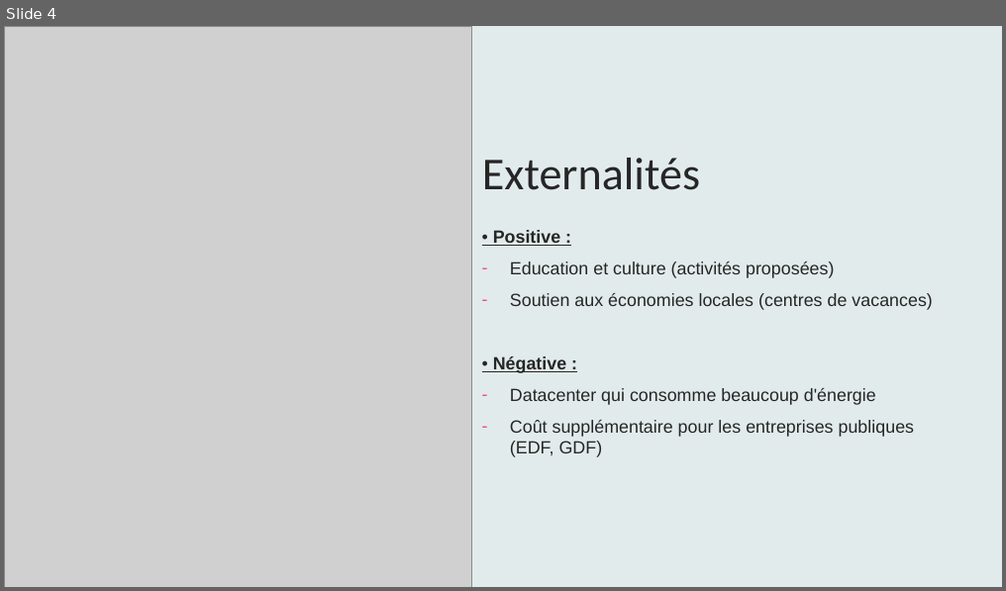
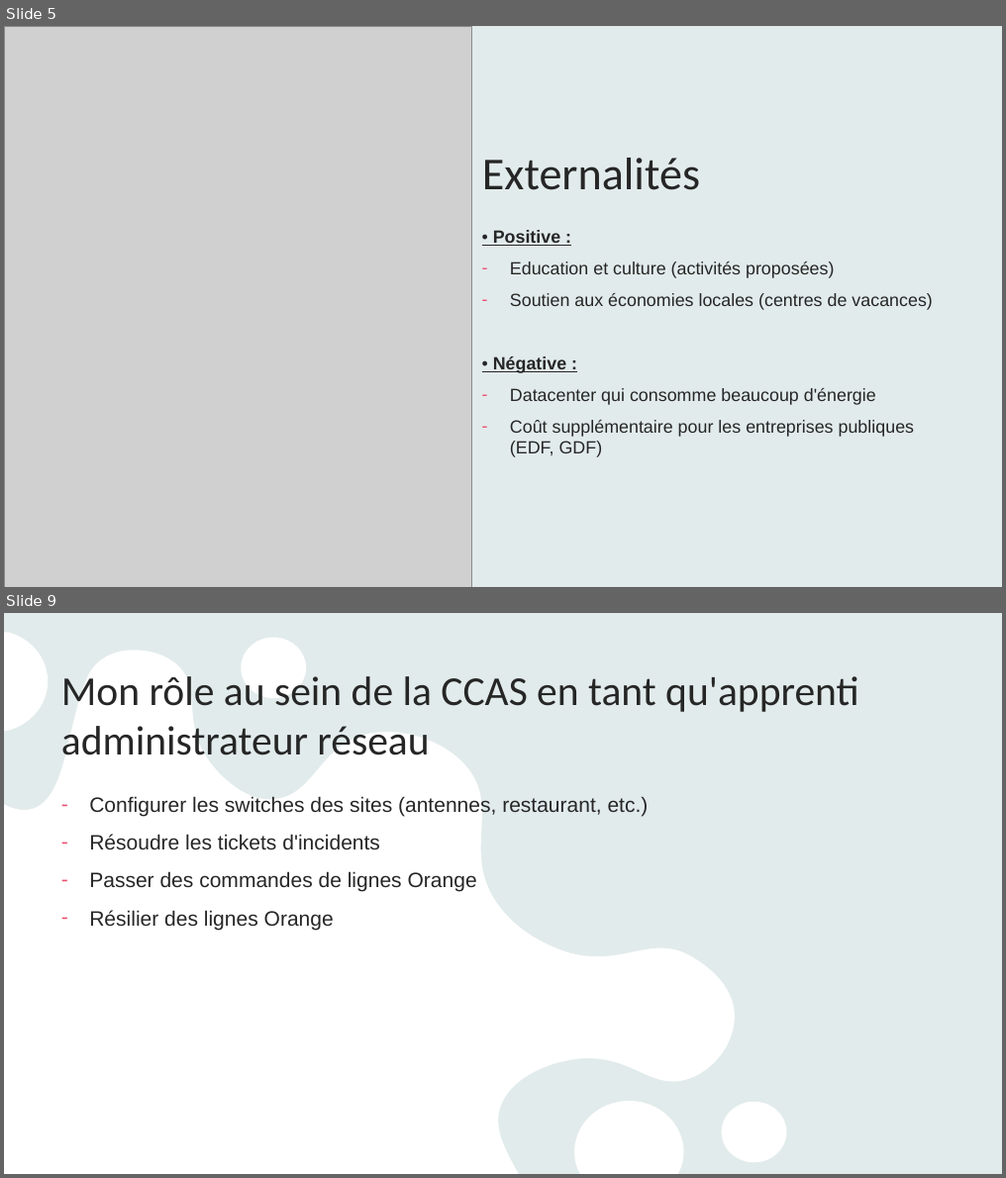
Before and after one commit to Mdabsence/astrofy, a slide deck: public/Présentation.pptx. Shown one above the other, each under a label of ours: slide 4 before the commit, slides 5 and 9 after it; the slides between them are not shown. The pictures are 1006x591 and 1006x1178 pixels, drawn with LibreOffice and Linux fonts; fonts in the diff are those of the drawing; grey boxes stand for pictures. Boxes give left, top, right and bottom in pixels: in the first picture for what was removed or moved away, otherwise in the second. Text is boxed around its words. In the diff, an @@ line names an element or a change of style, - is before the commit and + after.

```diff
--- a/public/Présentation.pptx
+++ b/public/Présentation.pptx
@@ slide 9 added at bbox=[4, 613, 1002, 1174], background #E9F3F3; not listed: 1 template element that a slide beside it also shows @@
@@ rectangle added at bbox=[4, 613, 1002, 1174], fill #AEAEAE at 10% opacity @@
@@ title added at bbox=[61, 676, 859, 756], 39.6 pt, text #262626 @@
+Mon rôle au sein de la CCAS en tant qu'apprenti administrateur réseau
@@ text added at bbox=[89, 796, 648, 930], 20 pt, text #262626 @@
+– Configurer les switches des sites (antennes, restaurant, etc.)
+– Résoudre les tickets d'incidents
+– Passer des commandes de lignes Orange
+– Résilier des lignes Orange
@@ what was slide 4 is now slide 5 @@
```
Also in this commit, not shown: 2 slides changed, 1 other slide added, 4 other files.
